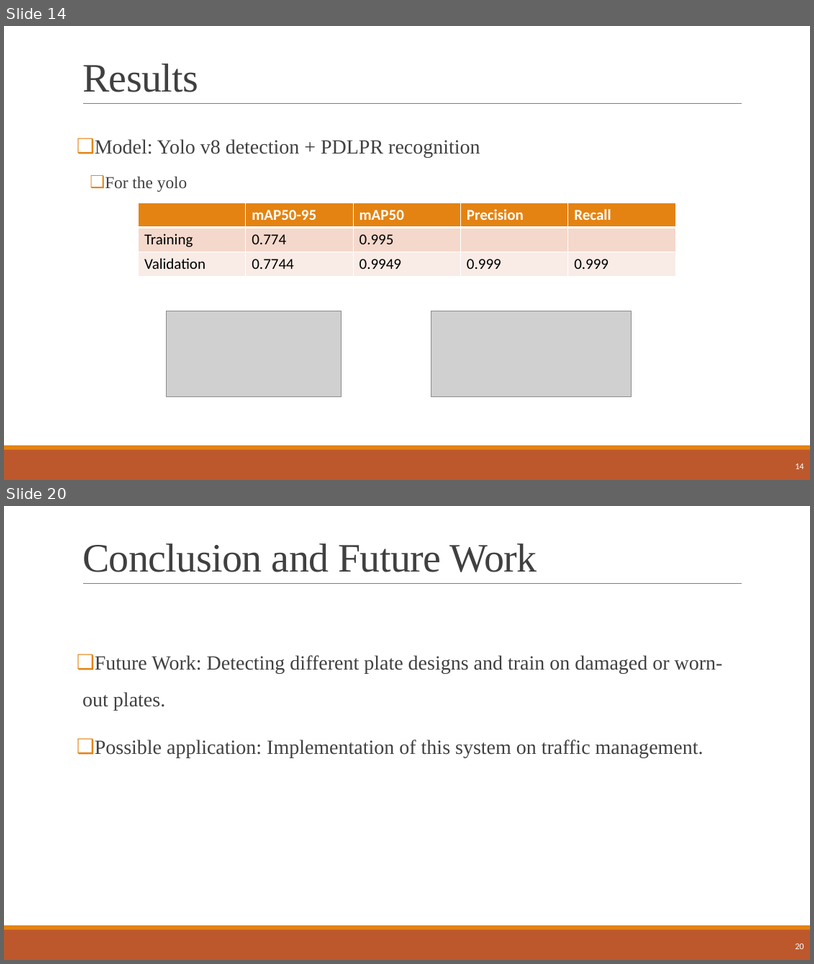
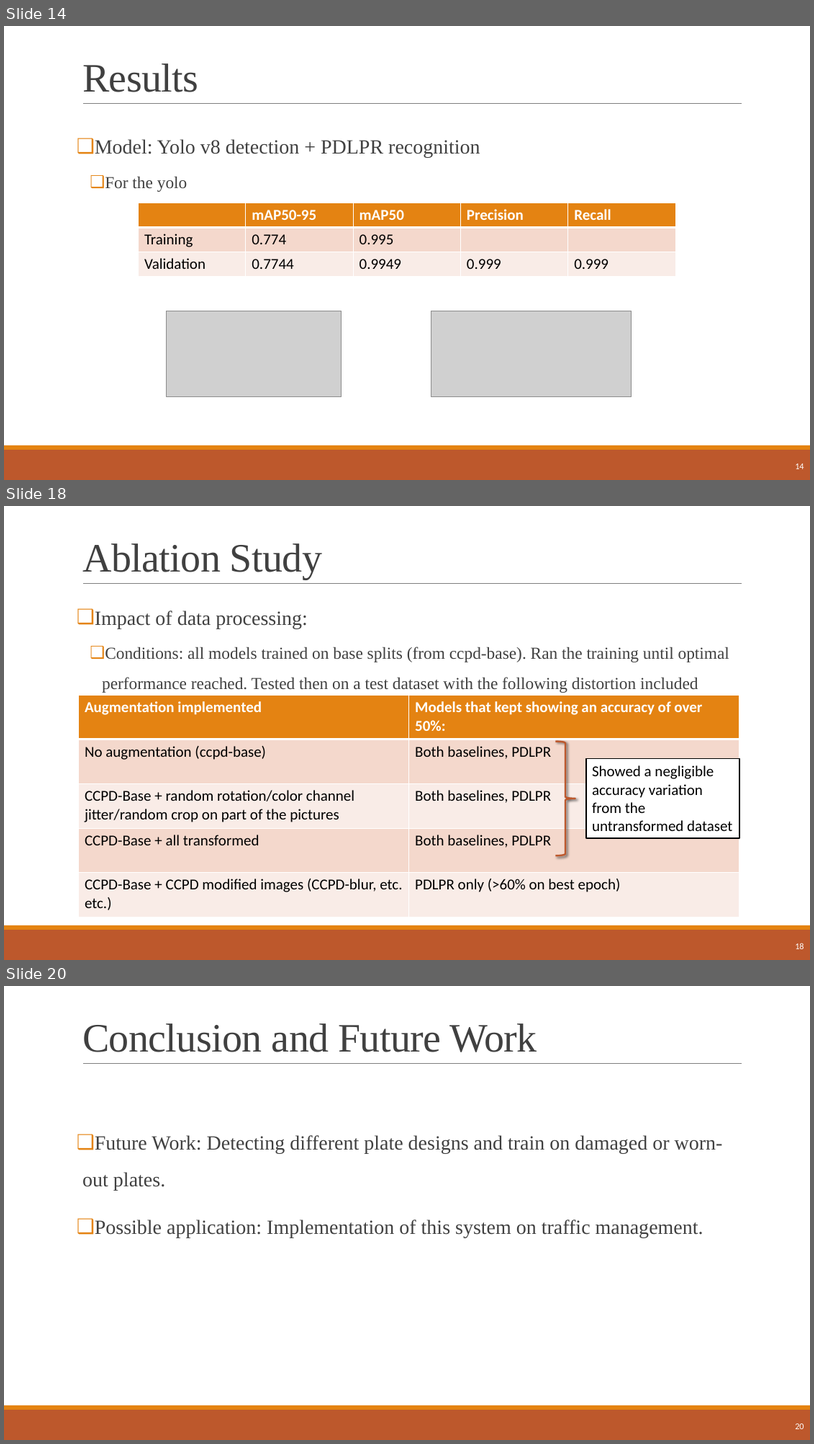
Before and after one commit to andrea-dalessio/CVProject4_final, a slide deck: presentation_CV_Final.pptx. Shown one above the other, each under a label of ours: slides 14 and 20 before the commit, slides 14, 18 and 20 after it; the slides between them are not shown. The pictures are 814x964 and 814x1444 pixels, drawn with LibreOffice and Linux fonts; fonts in the diff are those of the drawing; grey boxes stand for pictures. Boxes give left, top, right and bottom in pixels: in the first picture for what was removed or moved away, otherwise in the second. Text is boxed around its words. In the diff, an @@ line names an element or a change of style, - is before the commit and + after.

```diff
--- a/presentation_CV_Final.pptx
+++ b/presentation_CV_Final.pptx
@@ slide 18 added at [4, 506, 810, 960], background #FFFFFF; not listed: 3 template elements that a slide beside it also shows @@
@@ title added at [82, 543, 322, 579], 48 pt, text #404040 @@
+Ablation Study
@@ text added at [95, 610, 730, 692], 20 pt, text #404040 @@
+❑ Impact of data processing:
+  ❑ Conditions: all models trained on base splits (from ccpd-base). Ran the training until optimal performance reached. Tested then on a test dataset with the following distortion included
@@ table added at [78, 695, 741, 917], 5 rows, 2 columns @@
+Augmentation implemented | Models that kept showing an accuracy of over 50%:
+No augmentation (ccpd-base) | Both baselines, PDLPR
+CCPD-Base + random rotation/color channel jitter/random crop on part of the pictures | Both baselines, PDLPR
+CCPD-Base + all transformed | Both baselines, PDLPR
+CCPD-Base + CCPD modified images (CCPD-blur, etc. etc.) | PDLPR only (>60% on best epoch)
@@ right brace added at [556, 741, 576, 856], outline #BD582C 2 pt @@
@@ rectangle added at [586, 759, 741, 838], fill #FFFFFF, outline #000000 1.25 pt, 18 pt, text #000000 @@
+Showed a negligible accuracy variation from the untransformed dataset
@@ page number added at [795, 942, 804, 949], 10.5 pt, text #FFFFFF @@
+18
```
Also in this commit, not shown: 6 slides changed, 1 slide removed, 1 other file.
